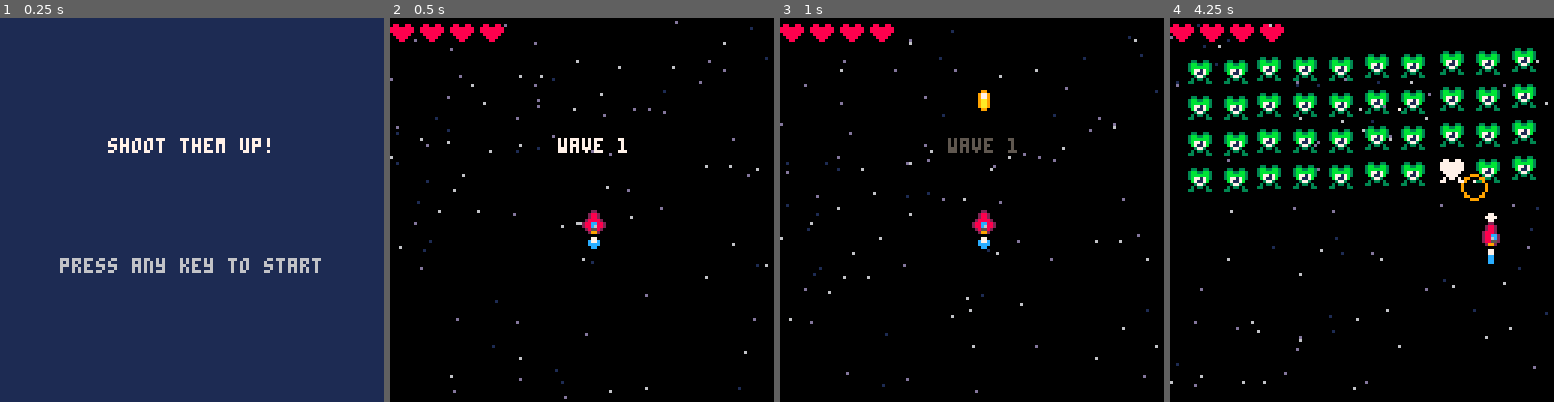
Above: before the commit, frames 1-4 (left to right).
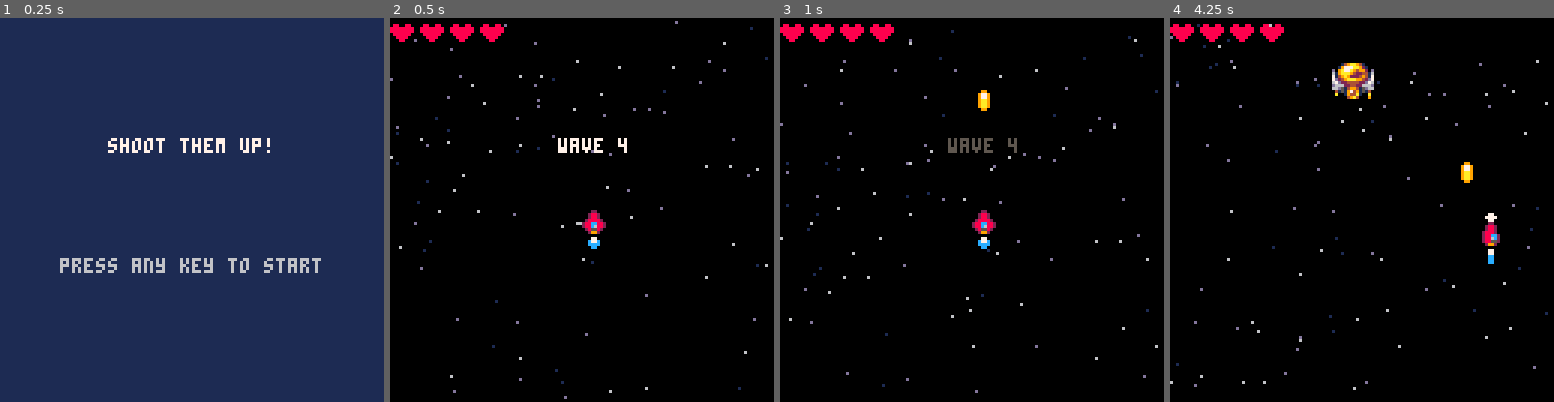
Above: after the commit, the same moments.

Repository: gabriel-jm/pico8-games
Game: PICO-8 cartridge shmup.p8
Two runs of this game, one before a commit and one after it. Both use one fixed random seed, a clock stepped at 60 frames per second and the inputs below.
Inputs:
- Up to frame 1 (0.25 s): no input
- Up to frame 2 (0.5 s): tap X (X key) at 0.33 s
- Up to frame 3 (1 s): tap O (Z key) at 0.7 s
- Up to frame 4 (4.25 s): tap X (X key) at 1.07, 1.85, 2.97, 4.08 s; hold Right 1.6-2.1 s; tap O (Z key) every 0.4 s from 1.7 to 4.1 s; hold Up 2.15-2.42 s; hold Right 2.47-3.03 s; hold Left 3.08-3.58 s; hold Down 3.63-3.97 s; hold Right from 4.02 s (still down)

Frame 1 is identical in both runs. In frame 2, less than 0.1% of the frame differs, in the area x 59-62%, y 31-36%; in frame 3, less than 0.1%; in frame 4, 12%, in the area x 4-96%, y 7-48%.

Commit message:
shmup - add spread shoots

Diff:
--- a/shmup.p8
+++ b/shmup.p8
@@ -68,8 +68,18 @@
 			atk=function(self)
 				self.sy=0.4
 
-				if self.y<110 then
+				if self.y>110 then
 					self.sy=1
+					return
+				end
+
+				if t%30==0 then
+					fire_spread(
+						self,
+						8,
+						2,
+						rnd()
+					)
 				end
 			end
 		}
@@ -106,10 +116,8 @@
 		{
 			freq=40,
 			pattern={
-				split"1,1,2,2,3,3,2,2,1,1",
-				split"0,1,2,1,4,0,1,2,1,0",
-				split"0,1,2,1,0,0,1,2,1,0",
-				split"1,1,2,2,3,3,2,2,1,1"
+				split"0,0,0,0,4,0,0,0,0,0",
+				split"0,0,0,0,0,0,0,0,0,0"
 			}
 		}
 	}
@@ -143,7 +151,7 @@
 function startgame()
 --	music(-1,1000)
 	t=0
-	wave=0
+	wave=3
 	next_wave()
 
 	ship=make_obj{
@@ -935,8 +943,8 @@
 	en.flash=4
 
 	add(en_bullets,make_obj{
-		x=en.x+3,
-		y=en.y+6,
+		x=en.x+(en.col_width/2)-1,
+		y=en.y+en.col_width-2,
 		sx=sin(ang)*spd,
 		sy=cos(ang)*spd,
 		spr=32,
@@ -946,6 +954,15 @@
 		bullet_mode=true
 	})
 	sfx(29)
+end
+
+function fire_spread(
+	en,num,spd,base
+)
+	base=base or 0
+	for i=1,num do
+		fire(en,1/num*i+base,spd)
+	end
 end
 __gfx__
 00000000000220000002200000022000000000000000000000000000000000000000000000000000000000000000000000000000000000000000000000000000
